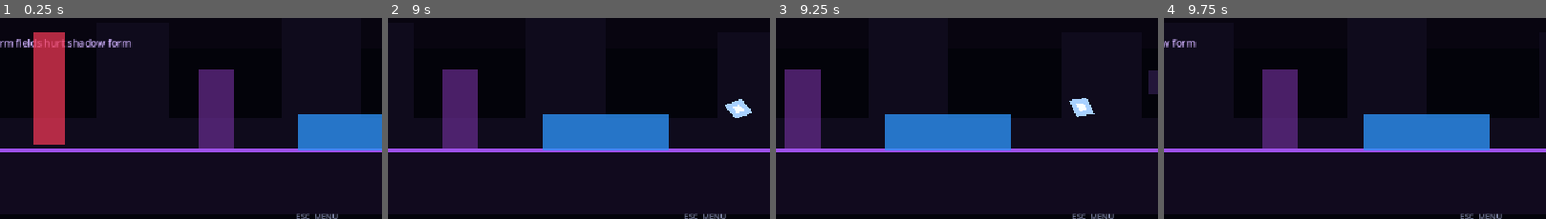
Above: before the commit, frames 1-4 (left to right).
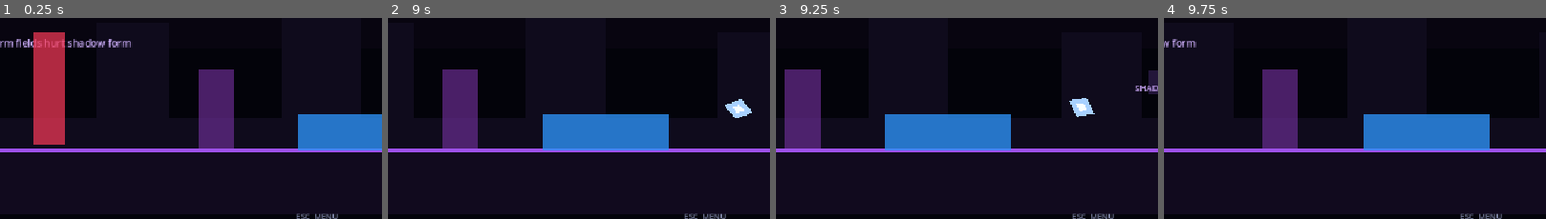
Above: after the commit, the same moments.

Repository: Yass29/shadow-run
Game: Godot game, scene res://level4.tscn
Same seed, same stepped clock (60 frames per second), same inputs: the game is played once before the commit and once after it. This scene is started directly instead of the project's main scene.
Inputs:
- Up to frame 1 (0.25 s): no input
- Up to frame 2 (9 s): tap Enter (ui_accept) at 0.5, 1.52, 1.55, 1.82, 2.3, 3.02, 3.05, 3.32, 4.52, 4.55, 4.82, 5.3, 6.02, 6.05, 6.32, 7.52, 7.55, 7.82, 8.3 s; hold Enter (ui_accept) 0.53-1.28 s; hold Right (ui_right) 0.53-2.03 s; tap R at 1.35, 4.35, 7.35 s; hold Left (ui_left) 2.03-2.78 s; hold Shift 2.03-2.78 s; hold Right (ui_right) 2.78-4.28 s; tap E at 2.85, 5.85, 8.85 s; hold Enter (ui_accept) 3.53-4.28 s; hold Left (ui_left) 4.28-5.03 s; hold Right (ui_right) 5.03-5.78 s; hold Shift 5.03-5.78 s; hold Left (ui_left) 5.78-7.28 s; hold Enter (ui_accept) 6.53-7.28 s; hold Right (ui_right) from 7.28 s (still down); hold Shift 8.03-8.78 s
- Up to frame 3 (9.25 s): keep holding Right (ui_right); tap Enter (ui_accept) at 9.02, 9.05 s
- Up to frame 4 (9.75 s): tap Enter (ui_accept) at 9.32 s; release Right (ui_right) at 9.53 s; hold Left (ui_left) from 9.53 s (still down); hold Enter (ui_accept) from 9.53 s (still down)
The pictures show only the part of the screen within x 50-100%, y 48-98%; the shares and areas given below are measured in that part.

Frames 1-2 are identical in both runs. In frame 3, 0.1% of the frame differs, in the area x 94-100%, y 33-37%; in frame 4, nothing differs.

Commit message:
Add shadow rift alternate route to Level 4

Diff:
--- a/level4.tscn
+++ b/level4.tscn
@@ -11,6 +11,7 @@
 [ext_resource type="Script" path="res://spike_hazard.gd" id="9_spike"]
 [ext_resource type="Script" path="res://shadow_switch.gd" id="10_switch"]
 [ext_resource type="Script" path="res://drone.gd" id="11_drone"]
+[ext_resource type="Script" path="res://shadow_portal.gd" id="12_portal"]
 
 [sub_resource type="RectangleShape2D" id="PlayerShape"]
 size = Vector2(40, 68)
@@ -50,6 +51,9 @@
 
 [sub_resource type="RectangleShape2D" id="DroneDetectShapeExtra"]
 size = Vector2(250, 180)
+
+[sub_resource type="CircleShape2D" id="PortalShape"]
+radius = 30.0
 
 [node name="Level4" type="Node2D"]
 script = ExtResource("4_level")
@@ -235,6 +239,29 @@
 polygon = PackedVector2Array(0, -10, 7, 0, 0, 10, -7, 0)
 color = Color(0.98, 1, 1, 1)
 
+[node name="ShadowPortal" type="Area2D" parent="."]
+position = Vector2(1510, 485)
+script = ExtResource("12_portal")
+destination = Vector2(1870, 275)
+launch_velocity = Vector2(310, -120)
+
+[node name="CollisionShape2D" type="CollisionShape2D" parent="ShadowPortal"]
+shape = SubResource("PortalShape")
+
+[node name="RingOuter" type="Polygon2D" parent="ShadowPortal"]
+polygon = PackedVector2Array(0, -34, 24, -24, 34, 0, 24, 24, 0, 34, -24, 24, -34, 0, -24, -24)
+color = Color(0.44, 0.20, 0.78, 0.75)
+
+[node name="RingInner" type="Polygon2D" parent="ShadowPortal"]
+polygon = PackedVector2Array(0, -18, 13, -13, 18, 0, 13, 13, 0, 18, -13, 13, -18, 0, -13, -13)
+color = Color(0.77, 0.48, 1, 0.9)
+
+[node name="PortalHint" type="Label" parent="."]
+position = Vector2(1400, 410)
+theme_override_colors/font_color = Color(0.82, 0.68, 1, 1)
+theme_override_font_sizes/font_size = 13
+text = "SHADOW RIFT — only your shadow can enter."
+
 [node name="RoofA" type="StaticBody2D" parent="."]
 position = Vector2(1720, 390)
 
Not shown: 1 places in level4.tscn that only renumber resources
